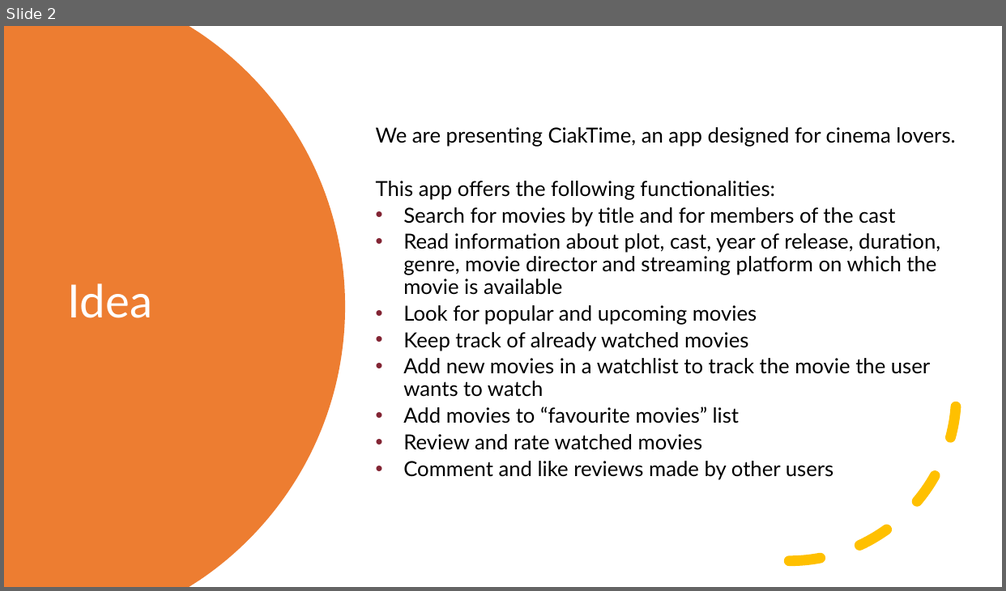
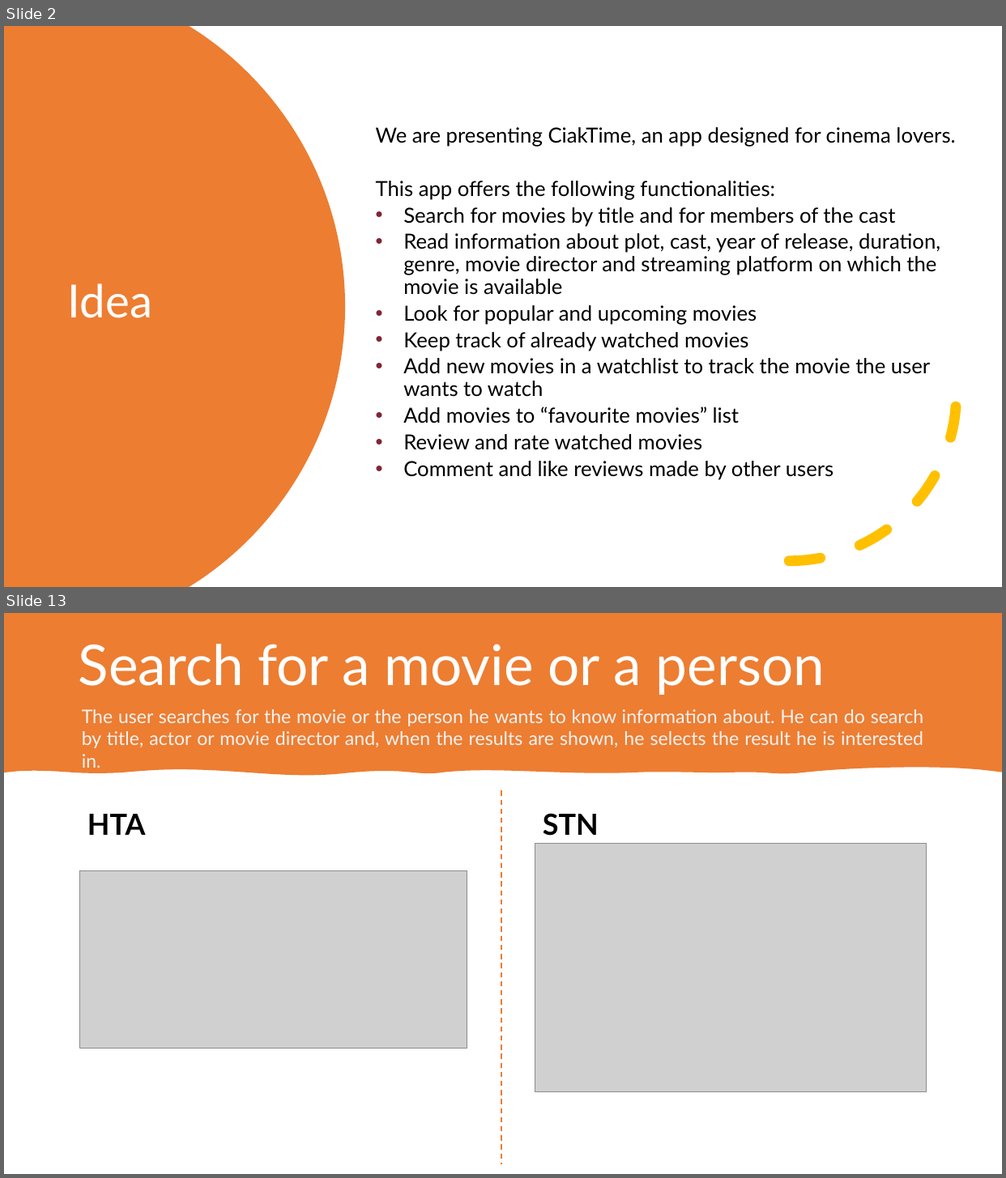
Before and after one commit to mauroficorella/Human-Computer-Interaction, a slide deck: Documentazione/Presentazione HCI.pptx. Shown one above the other, each under a label of ours: slide 2 before the commit, slides 2 and 13 after it; the slides between them are not shown. The pictures are 1006x591 and 1006x1178 pixels, drawn with LibreOffice and Linux fonts; fonts in the diff are those of the drawing; grey boxes stand for pictures. Boxes give left, top, right and bottom in pixels: in the first picture for what was removed or moved away, otherwise in the second. Text is boxed around its words. In the diff, an @@ line names an element or a change of style, - is before the commit and + after.

```diff
--- a/Documentazione/Presentazione HCI.pptx
+++ b/Documentazione/Presentazione HCI.pptx
@@ slide 13 added at <box>4,613,1002,1174</box>, background #FFFFFF @@
@@ freeform shape added at <box>4,613,1002,776</box>, fill #ED7D31 @@
@@ title added at <box>79,644,825,695</box>, 54 pt, text #FFFFFF @@
+Search for a movie or a person
@@ text added at <box>82,709,924,768</box>, 18 pt, text #F2F2F2 @@
+The user searches for the movie or the person he wants to know information about. He can do search by title, actor or movie director and, when the results are shown, he selects the result he is interested in.
@@ line added from (501, 790) to (501, 1165), #ED7D31 1.25 pt dashed @@
@@ text added at <box>87,814,146,835</box>, 28 pt, text #000000, bold @@
+HTA
@@ text added at <box>543,813,599,836</box>, 28 pt, text #000000, bold @@
+STN
@@ picture added at <box>535,844,927,1093</box> @@
@@ picture added at <box>80,871,467,1049</box> @@
```
Also in this commit, not shown: 3 slides changed, 15 other slides added, 3 other files.
